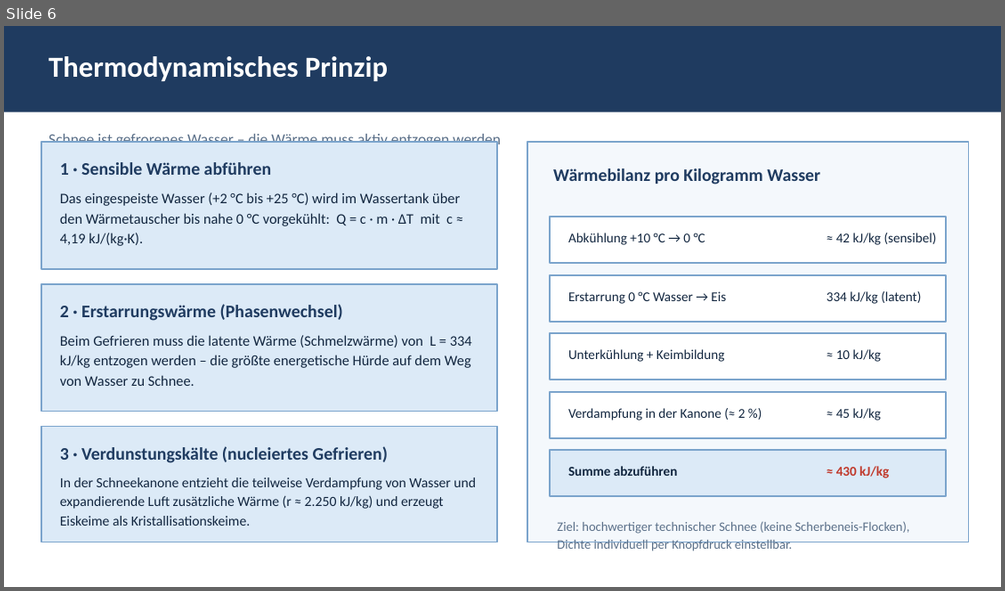
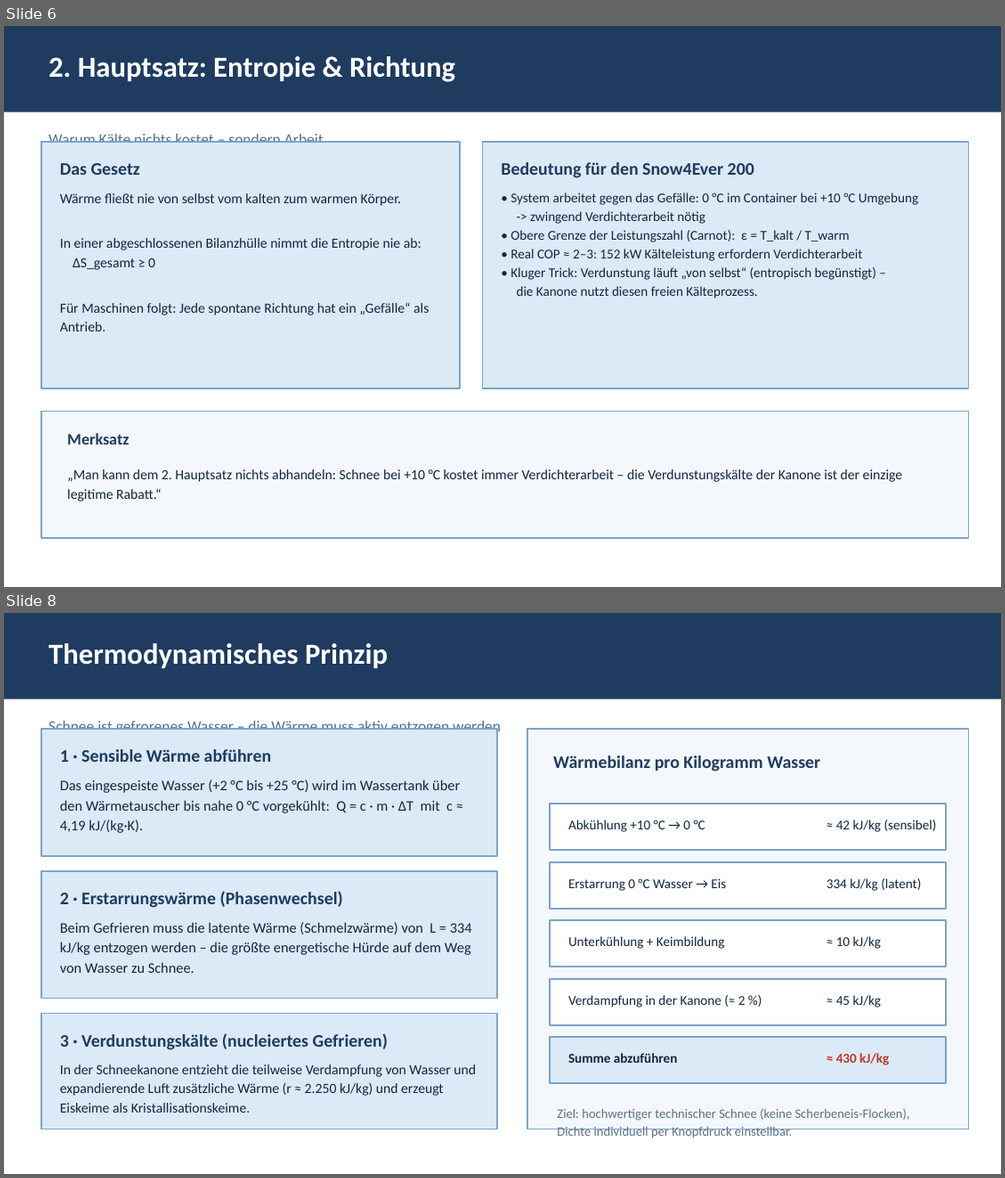
Before and after one commit to pgruberpg6-commits/Snow4ever, a slide deck: snow4ever200_thermodynamik.pptx. Shown one above the other, each under a label of ours: slide 6 before the commit, slides 6 and 8 after it; the slides between them are not shown. The pictures are 1005x591 and 1005x1178 pixels, drawn with LibreOffice and Linux fonts; fonts in the diff are those of the drawing. Boxes give left, top, right and bottom in pixels: in the first picture for what was removed or moved away, otherwise in the second. Text is boxed around its words. In the diff, an @@ line names an element or a change of style, - is before the commit and + after.

Commit message:
Hauptsatz-Folien: 1./2./3. Hauptsatz jeweils als eigene Folie (16 Folien beibehalten)

```diff
--- a/snow4ever200_thermodynamik.pptx
+++ b/snow4ever200_thermodynamik.pptx
@@ slide 6 added at (4,26,1001,587), background #FFFFFF @@
@@ rectangle added at (4,26,1001,112), fill #1F3B60 @@
@@ text added at (48,56,455,82), 28 pt, text #FFFFFF, bold @@
+2. Hauptsatz: Entropie & Richtung
@@ rectangle added at (41,142,461,389), fill #DCEAF7, outline #7BA4CC 1.5 pt @@
@@ text added at (48,134,324,143), 15 pt, text #5B7089 @@
+Warum Kälte nichts kostet – sondern Arbeit
@@ rectangle added at (483,142,969,389), fill #DCEAF7, outline #7BA4CC 1.5 pt @@
@@ text added at (60,163,140,175), 17 pt, text #1F3B60, bold @@
+Das Gesetz
@@ text added at (501,162,754,178), 17 pt, text #1F3B60, bold @@
+Bedeutung für den Snow4Ever 200
@@ text added at (60,193,429,331), 13.5 pt, text #12263F @@
+Wärme fließt nie von selbst vom kalten zum warmen Körper.
+In einer abgeschlossenen Bilanzhülle nimmt die Entropie nie ab:
+ΔS_gesamt ≥ 0
+Für Maschinen folgt: Jede spontane Richtung hat ein „Gefälle“ als Antrieb.
@@ text added at (510,192,918,298), 13 pt, text #12263F @@
+• System arbeitet gegen das Gefälle: 0 °C im Container bei +10 °C Umgebung
+-> zwingend Verdichterarbeit nötig
+• Obere Grenze der Leistungszahl (Carnot): ε = T_kalt / T_warm
+• Real COP ≈ 2–3: 152 kW Kälteleistung erfordern Verdichterarbeit
+• Kluger Trick: Verdunstung läuft „von selbst“ (entropisch begünstigt) –
+die Kanone nutzt diesen freien Kälteprozess.
@@ rectangle added at (41,411,969,539), fill #F4F8FC, outline #7BA4CC 1.5 pt @@
@@ text added at (67,433,129,444), 15.5 pt, text #1F3B60, bold @@
+Merksatz
@@ text added at (67,469,903,501), 13.5 pt, text #12263F @@
+„Man kann dem 2. Hauptsatz nichts abhandeln: Schnee bei +10 °C kostet immer Verdichterarbeit – die Verdunstungskälte der Kanone ist der einzige legitime Rabatt.“
@@ what was slide 6 is now slide 8 @@
```
Also in this commit, not shown: 2 other slides added, 3 slides removed.
